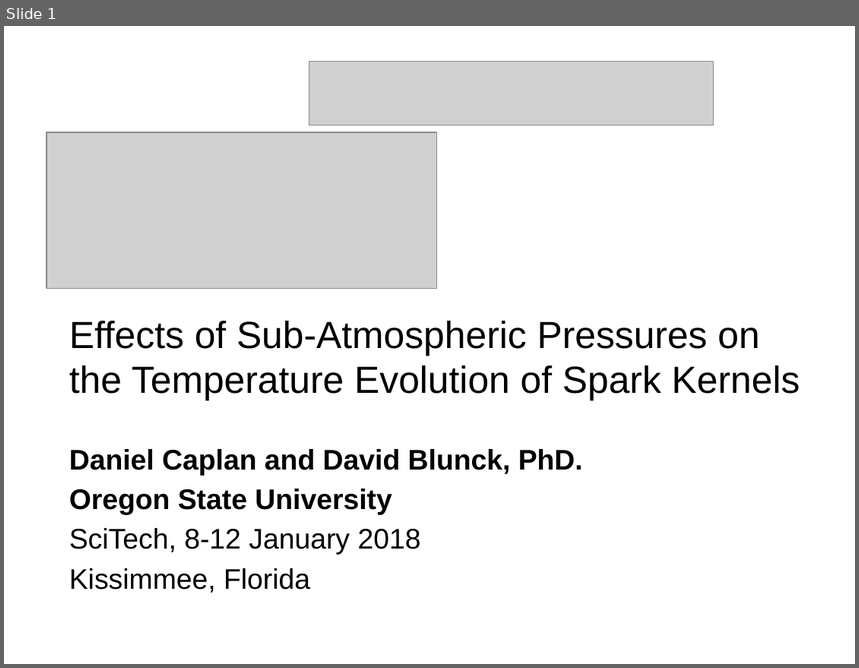
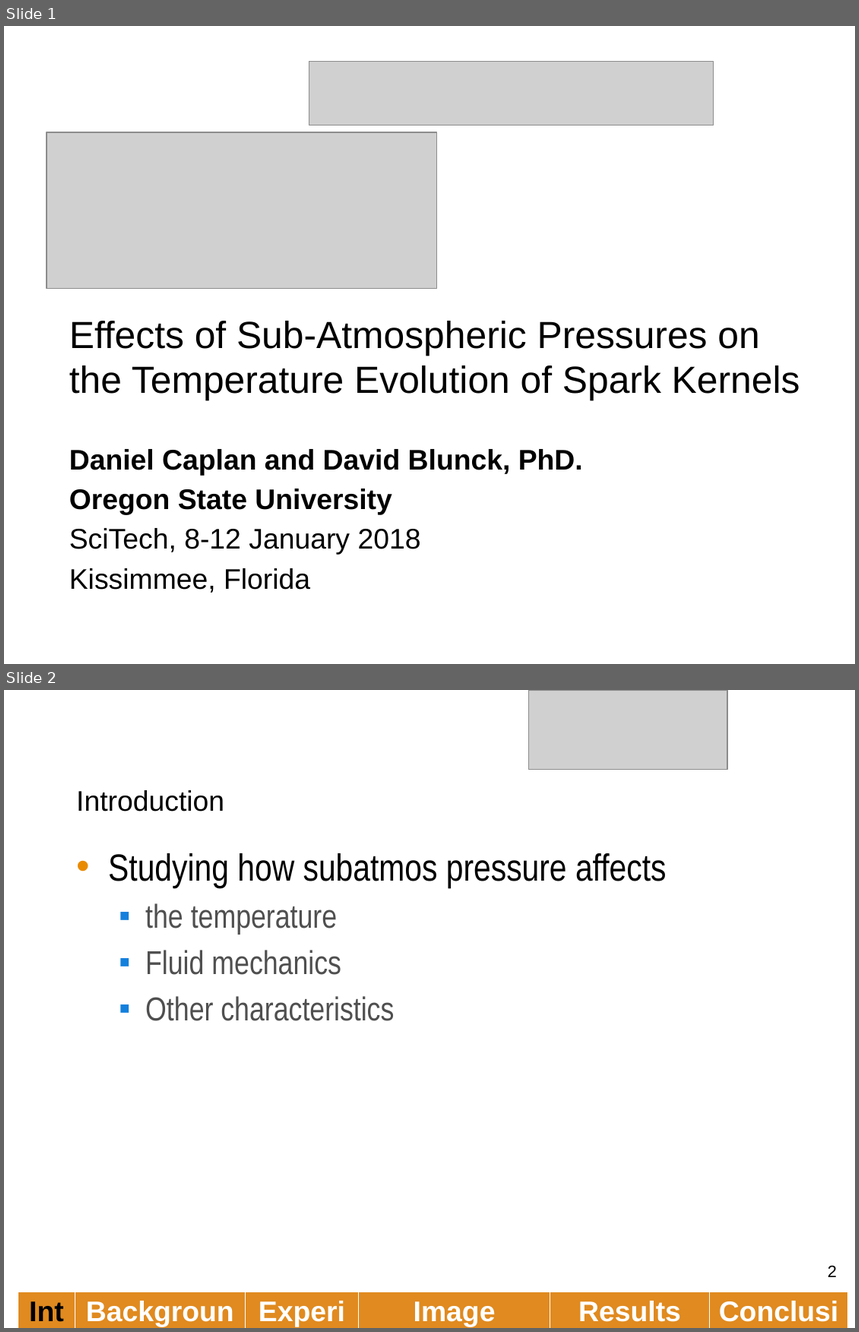
Before and after one commit to caplanda/Spark-Kernels-SciTech-Presentation, a slide deck: Spark Kernels v1.pptx. Shown one above the other, each under a label of ours: slide 1 before the commit, slides 1 and 2 after it. The pictures are 859x668 and 859x1332 pixels, drawn with LibreOffice and Linux fonts; fonts in the diff are those of the drawing; grey boxes stand for pictures; background and template pictures are left out. Boxes give left, top, right and bottom in pixels: in the first picture for what was removed or moved away, otherwise in the second. Text is boxed around its words. In the diff, an @@ line names an element or a change of style, - is before the commit and + after.

```diff
--- a/Spark Kernels v1.pptx
+++ b/Spark Kernels v1.pptx
@@ slide 2 added at bbox=[4, 690, 855, 1328], background picture (left out) @@
@@ picture added at bbox=[529, 690, 728, 769] @@
@@ title added at bbox=[76, 790, 224, 812], 24 pt, text #000000 @@
+Introduction
@@ text added at bbox=[108, 853, 667, 1021], 28 pt, text #4F4F4F @@
+• Studying how subatmos pressure affects
+  ▪ the temperature
+  ▪ Fluid mechanics
+  ▪ Other characteristics
@@ page number added at bbox=[828, 1265, 837, 1277], 14 pt, text #000000 @@
+2
@@ table added at bbox=[18, 1292, 848, 1328], 1 rows, 6 columns @@
+Intro | Background | Experiment | Image Processing | Results | Conclusions
```
Also in this commit, not shown: 5 slides changed, 15 other slides added, 2 other files.
